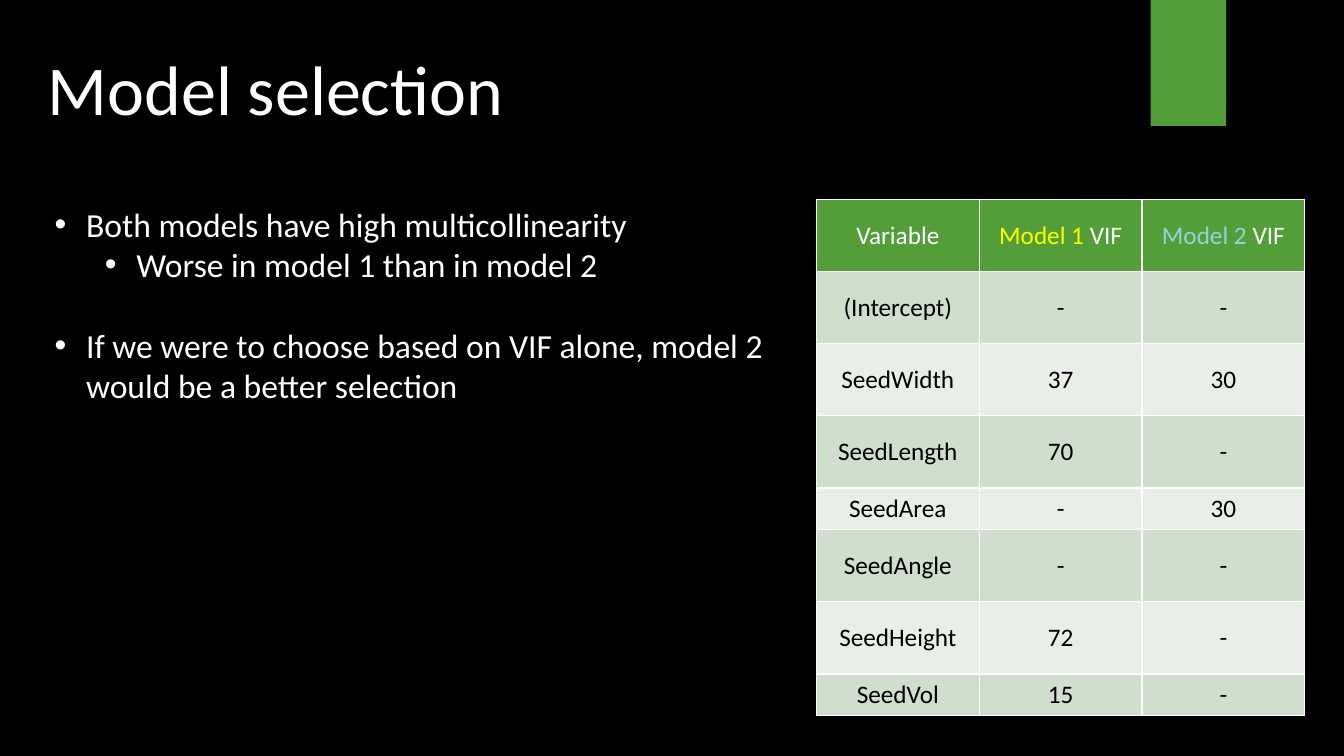
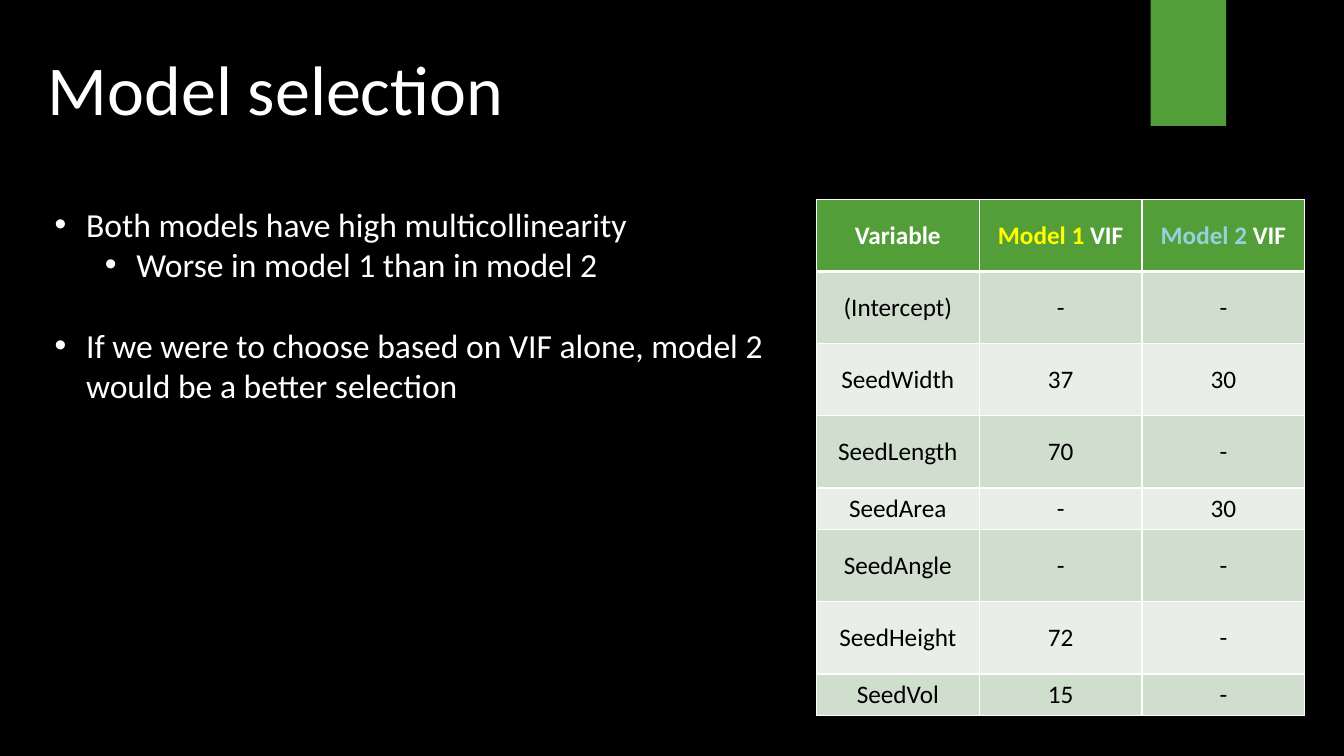
Before and after one commit to TrevorHD/CNSeedDrop, a slide deck: slide 15 of DreesHowerton_STAT501_Presentation.pptx (slide 12 before the commit). Drawn at 1344x756 pixels with LibreOffice and Linux fonts; fonts in the diff are those of the drawing; background and template pictures are left out. Boxes give left, top, right and bottom in pixels: in the first picture for what was removed or moved away, otherwise in the second. Text is boxed around its words. In the diff, an @@ line names an element or a change of style, - is before the commit and + after.

```diff
--- a/DreesHowerton_STAT501_Presentation.pptx
+++ b/DreesHowerton_STAT501_Presentation.pptx
@@ table at [817,200,1304,716] @@
@@ bold on in "Variable", "Model 1 VIF", "Model 2 VIF" @@
```
Also in this commit, not shown: 11 other slides changed, 4 slides added, 1 slide removed, 6 other files.
